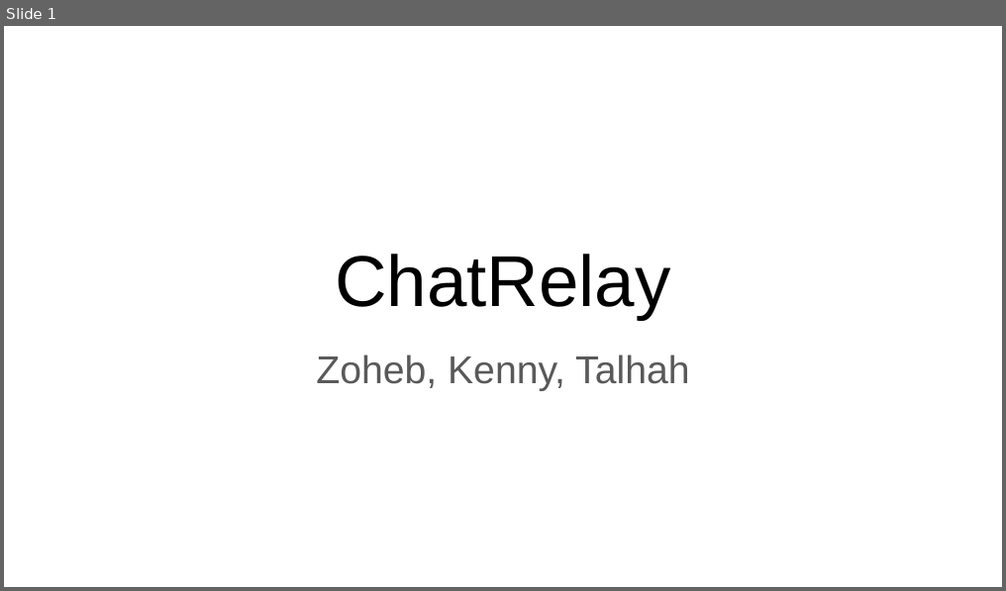
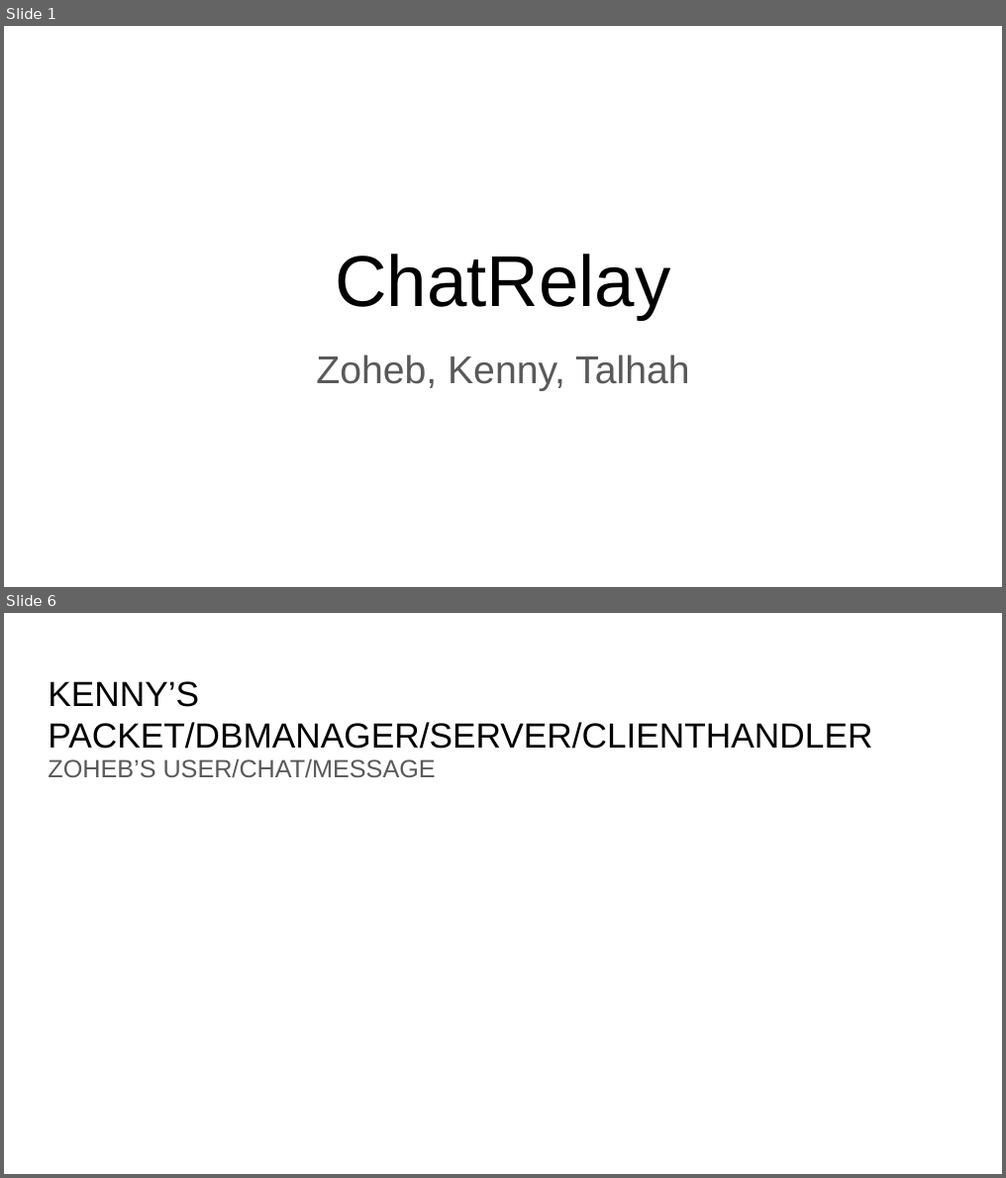
Before and after one commit to ZohebSharif/communicationsGroup4, a slide deck: Phase 3 Documents/chatRelayFinalPresentationSlides.pptx. Shown one above the other, each under a label of ours: slide 1 before the commit, slides 1 and 6 after it; the slides between them are not shown. The pictures are 1006x591 and 1006x1178 pixels, drawn with LibreOffice and Linux fonts; fonts in the diff are those of the drawing. Boxes give left, top, right and bottom in pixels: in the first picture for what was removed or moved away, otherwise in the second. Text is boxed around its words. In the diff, an @@ line names an element or a change of style, - is before the commit and + after.

Commit message:
finished slides for USER, MESSAGE, CHAT, and UNIT TESTING

```diff
--- a/Phase 3 Documents/chatRelayFinalPresentationSlides.pptx
+++ b/Phase 3 Documents/chatRelayFinalPresentationSlides.pptx
@@ slide 6 added at (x1=4, y1=613, x2=1002, y2=1174), background #FFFFFF @@
@@ title added at (x1=48, y1=681, x2=872, y2=749), 25.2 pt, text #000000 @@
+KENNY’S PACKET/DBMANAGER/SERVER/CLIENTHANDLER
@@ text added at (x1=48, y1=759, x2=436, y2=778), 18 pt, text #595959 @@
+ZOHEB’S USER/CHAT/MESSAGE
```
Also in this commit, not shown: 13 other slides added.
